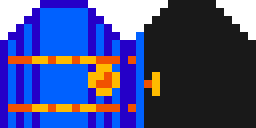
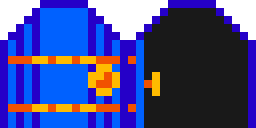
Two versions of the same layered image (w=256, h=128). Layer-by-layer changes:
painted on "Background" over [136, 0, 256, 128]
